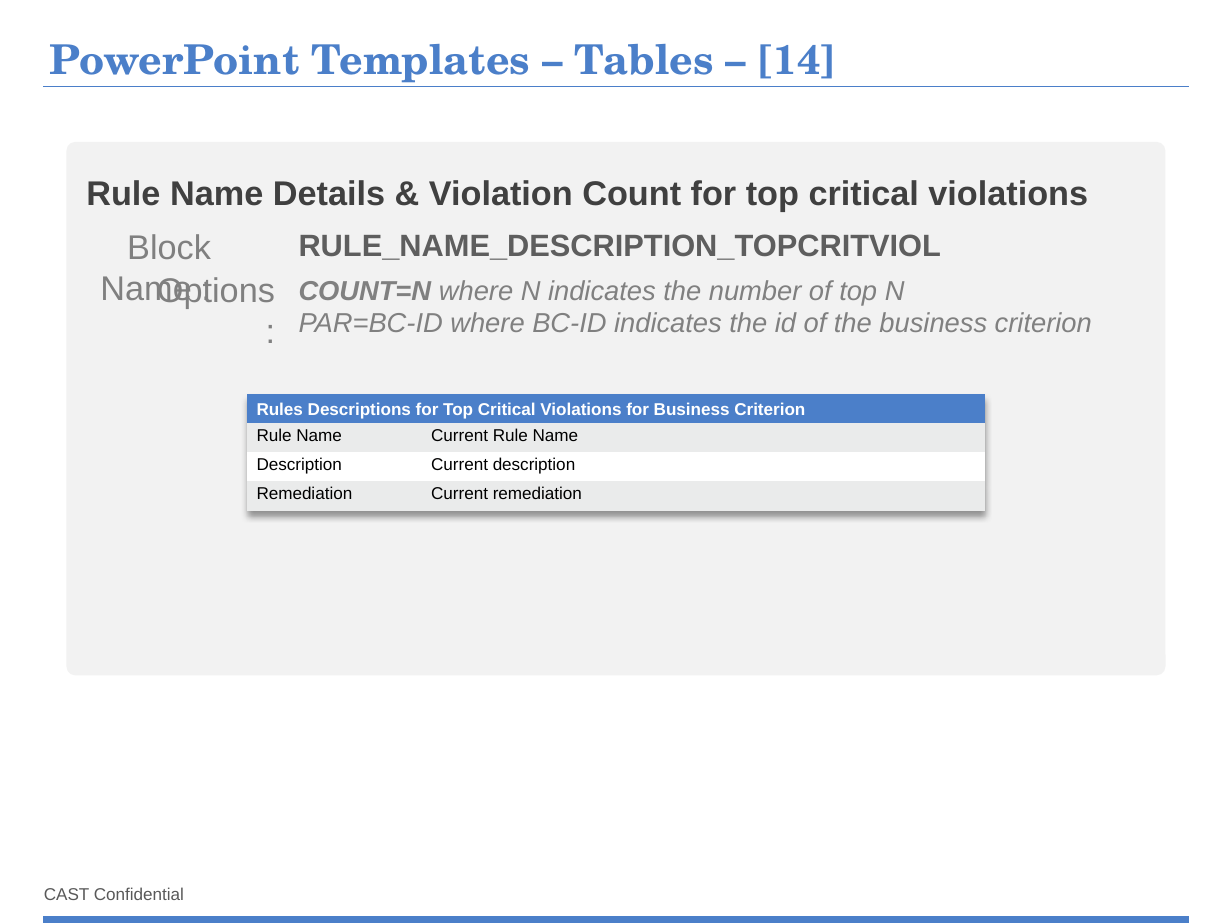
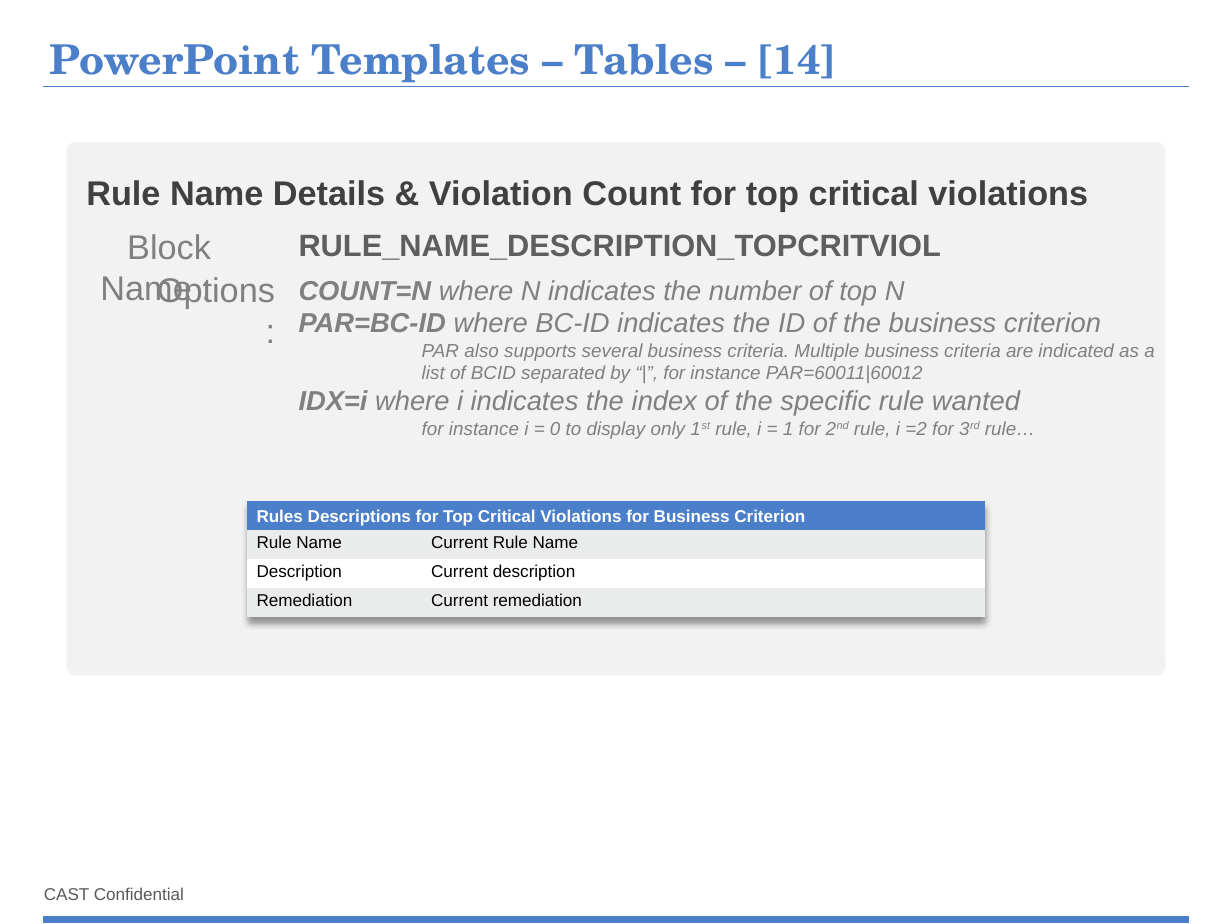
Before and after one commit to CAST-projects/ReportGenerator, a slide deck: slide 42 of CastReporting.Reporting/TemplatesFiles/1- Powerpoint-components-library.pptx. Drawn at 1232x924 pixels with LibreOffice and Linux fonts; fonts in the diff are those of the drawing; background and template pictures are left out. Boxes give left, top, right and bottom in pixels: in the first picture for what was removed or moved away, otherwise in the second. Text is boxed around its words. In the diff, an @@ line names an element or a change of style, - is before the commit and + after.

```diff
--- a/CastReporting.Reporting/TemplatesFiles/1- Powerpoint-components-library.pptx
+++ b/CastReporting.Reporting/TemplatesFiles/1- Powerpoint-components-library.pptx
@@ text at (x1=299, y1=312, x2=1154, y2=439): text changed; size 16 to 11 pt @@
-PAR=BC-ID where BC-ID indicates the id of the business criterion
+PAR=BC-ID where BC-ID indicates the ID of the business criterion
+    PAR also supports several business criteria. Multiple business criteria are indicated as a list of BCID separated by “|”, for instance PAR=60011|60012
+IDX=i where i indicates the index of the specific rule wanted
+    for instance i = 0 to display only 1st rule, i = 1 for 2nd rule, i =2 for 3rd rule…
@@ table moved from (x1=248, y1=394, x2=986, y2=510) to (x1=248, y1=500, x2=986, y2=616) @@
```
Also in this commit, not shown: 1 other slide changed, 2 other files.
